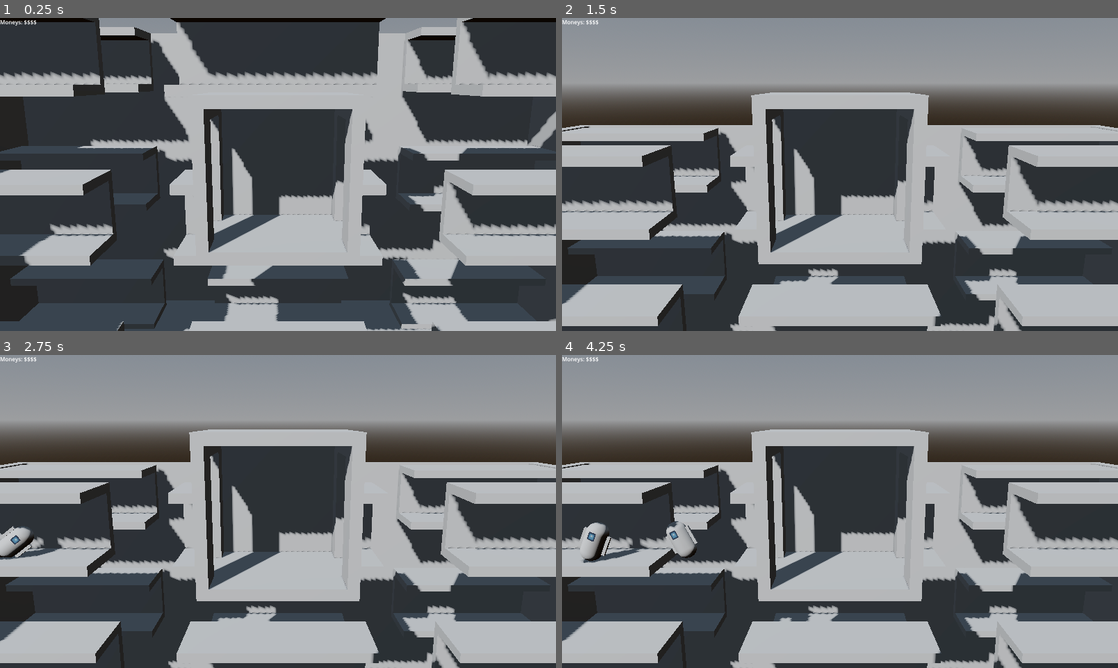
Above: before the commit, frames 1-4 (two rows, left to right).
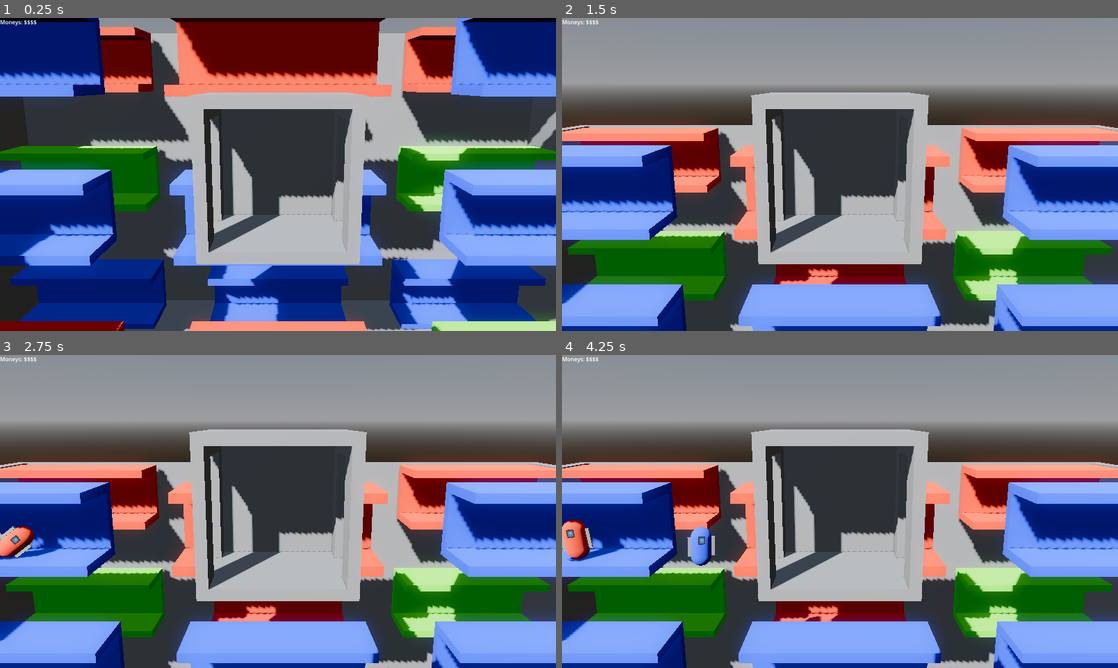
Above: after the commit, the same moments.

Repository: GriffinBaxter/Prof-Oddheart-or-How-I-Learned-to-Stop-Worrying-and-Love-the-Elevator
Game: Godot game, scene res://main.tscn
Same seed, same stepped clock (60 frames per second), same inputs: the game is played once before the commit and once after it. The engine's default icon, where the game draws it, is replaced by a stand-in: a white triangle on a blue panel in a dark square.
Inputs:
- Up to frame 1 (0.25 s): no input
- Up to frame 2 (1.5 s): tap Enter at 0.5 s; hold W (up) from 0.53 s (still down)
- Up to frame 3 (2.75 s): keep holding W (up)
- Up to frame 4 (4.25 s): keep holding W (up)

The runs differ from the first frame. In frame 1, 58% of the frame differs, in the area x 0-100%, y 0-100%; in frame 2, 42%; in frame 3, 41%; in frame 4, 42%.

Commit message:
$11s: Add colours to people and corridors

Diff:
--- a/Scenes/Entities/person_base.gd
+++ b/Scenes/Entities/person_base.gd
@@ -1,16 +1,25 @@
 extends RigidBody3D
+
+const COLOURS = [Color.RED, Color.GREEN, Color.BLUE]
 
 @export var speed: float = 5
 @export var fall_speed: float = 1
 
 var in_elevator: bool = false
 var direction: int = 1
+var colour: Color
 
 @onready var left_ray: RayCast3D = $CollisionRayLeft
 @onready var right_ray: RayCast3D = $CollisionRayRight
+@onready var body: CSGMesh3D = $Body
+
 
 func _ready() -> void:
 	direction = randi_range(-1, 1)
+	var material = StandardMaterial3D.new()
+	material.albedo_color = COLOURS[randi_range(0, 2)]
+	body.material = material
+
 
 func _process(_delta: float) -> void:
 	if left_ray.is_colliding():
@@ -22,6 +31,7 @@
 		if right_coll.is_in_group("outer_walls"):
 			direction = direction * -1
 
+
 func _physics_process(delta: float) -> void:
 	if !in_elevator:
 		position.x += direction * speed * delta
--- a/Scenes/Entities/person_base.tscn
+++ b/Scenes/Entities/person_base.tscn
@@ -8,14 +8,13 @@
 [sub_resource type="CapsuleShape3D" id="CapsuleShape3D_uhpw1"]
 
 [node name="PersonBase" type="RigidBody3D" groups=["people"]]
-axis_lock_angular_x = true
 axis_lock_angular_y = true
 mass = 80.0
 center_of_mass_mode = 1
 center_of_mass = Vector3(0, -1, 0)
 script = ExtResource("1_ywab2")
 
-[node name="CSGMesh3D" type="CSGMesh3D" parent="."]
+[node name="Body" type="CSGMesh3D" parent="."]
 mesh = SubResource("CapsuleMesh_pecgj")
 
 [node name="CollisionShape3D" type="CollisionShape3D" parent="."]
--- a/Scenes/character_spawner.gd
+++ b/Scenes/character_spawner.gd
@@ -10,6 +10,7 @@
 func _ready() -> void:
 	$CSGMesh3D.hide()
 
+
 func _on_spawn_timer_timeout() -> void:
 	var character = character_scene.instantiate()
 	timer.wait_time = randf_range(min_spawn_time, max_spawn_time)
--- a/Scenes/corridor.gd
+++ b/Scenes/corridor.gd
@@ -1,4 +1,14 @@
 extends Node3D
+
+const COLOURS = [Color.RED, Color.GREEN, Color.BLUE]
+@onready var corridor_boxes: Array[CSGBox3D] = [$Back, $Top, $Bottom]
+
+
+func _ready() -> void:
+	var material = StandardMaterial3D.new()
+	material.albedo_color = COLOURS[randi_range(0, 2)]
+	for box in corridor_boxes:
+		box.material = material
 
 
 func _on_drop_off_area_body_entered(body: Node3D) -> void:
